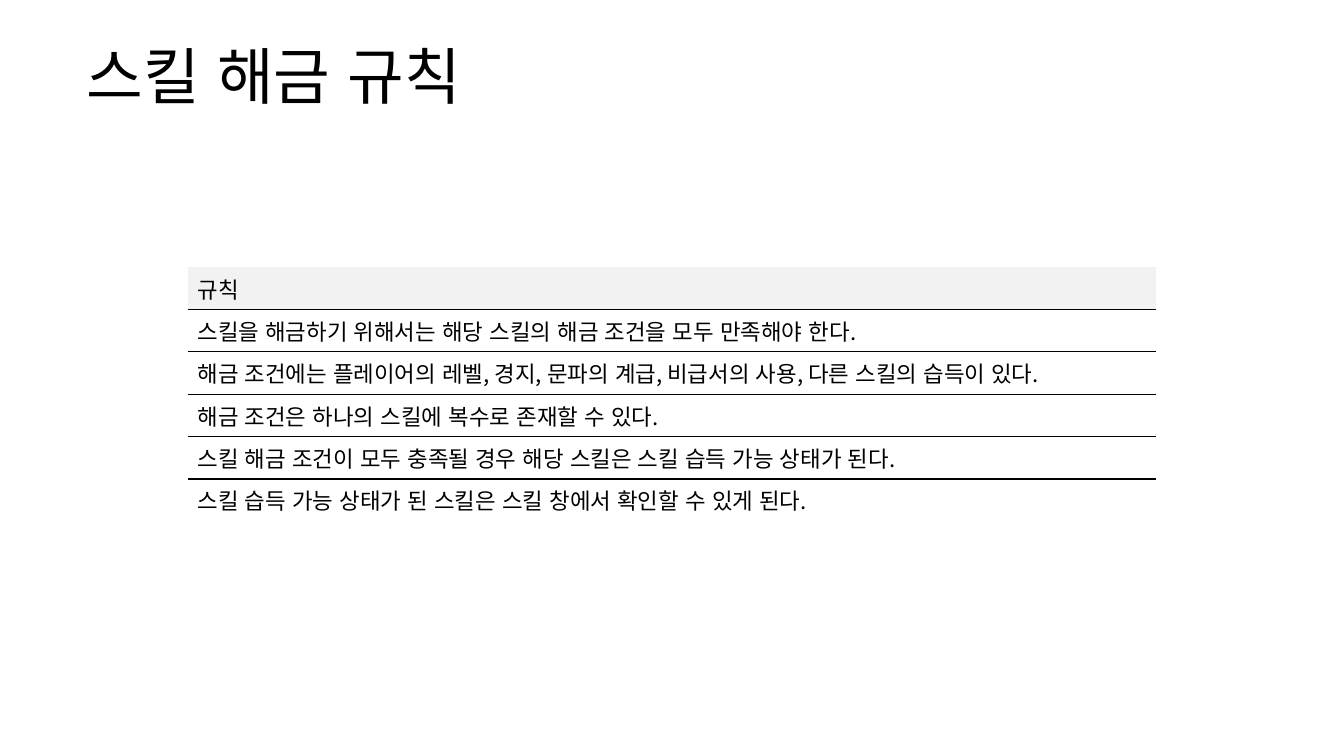
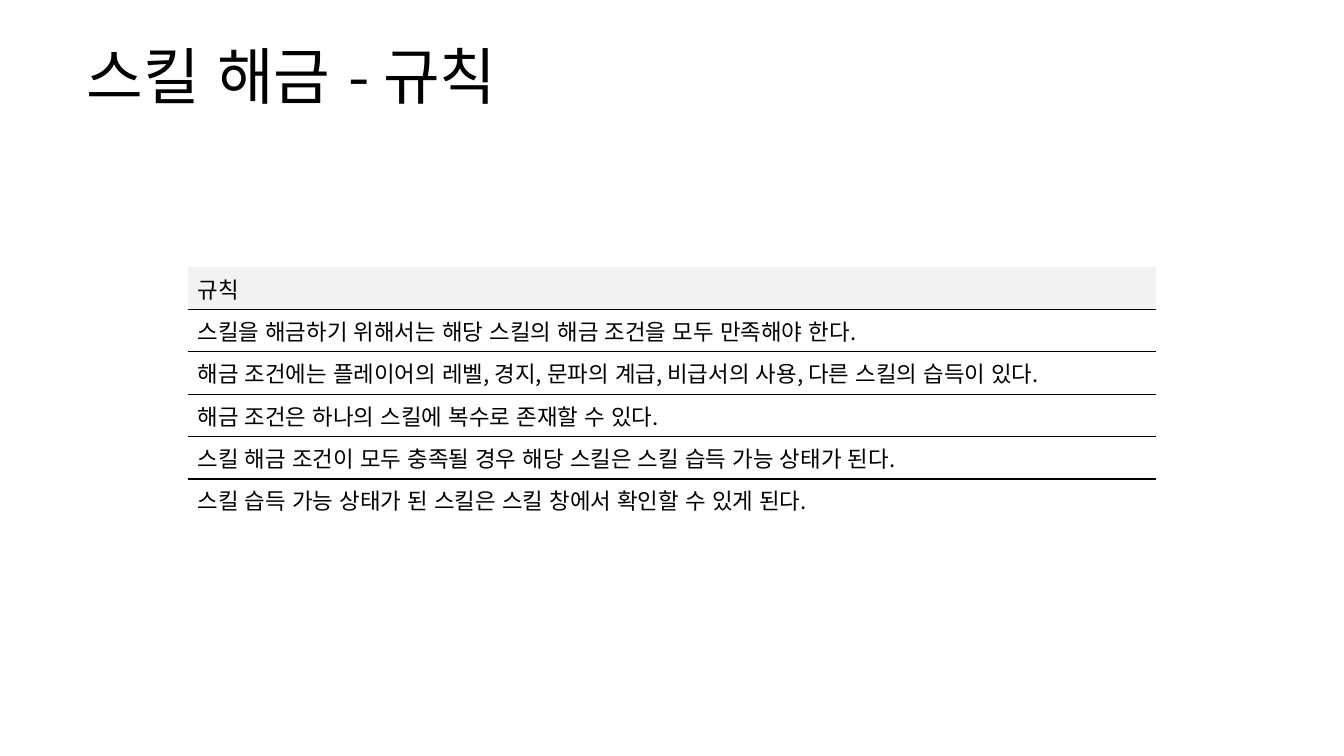
Before and after one commit to yjk0401/unityenginebasic_9th, a slide deck: slide 4 of 기획/방랑엽사전/스킬 시스템 기획서.pptx. Drawn at 1344x756 pixels with LibreOffice and Linux fonts; fonts in the diff are those of the drawing. Boxes give left, top, right and bottom in pixels: in the first picture for what was removed or moved away, otherwise in the second. Text is boxed around its words. In the diff, an @@ line names an element or a change of style, - is before the commit and + after.

```diff
--- a/기획/방랑엽사전/스킬 시스템 기획서.pptx
+++ b/기획/방랑엽사전/스킬 시스템 기획서.pptx
@@ text at (x1=87, y1=47, x2=496, y2=104): text changed @@
-스킬 해금 규칙
+스킬 해금 - 규칙
```
Also in this commit, not shown: 9 other slides changed, 1 slide removed, 3 other files.
